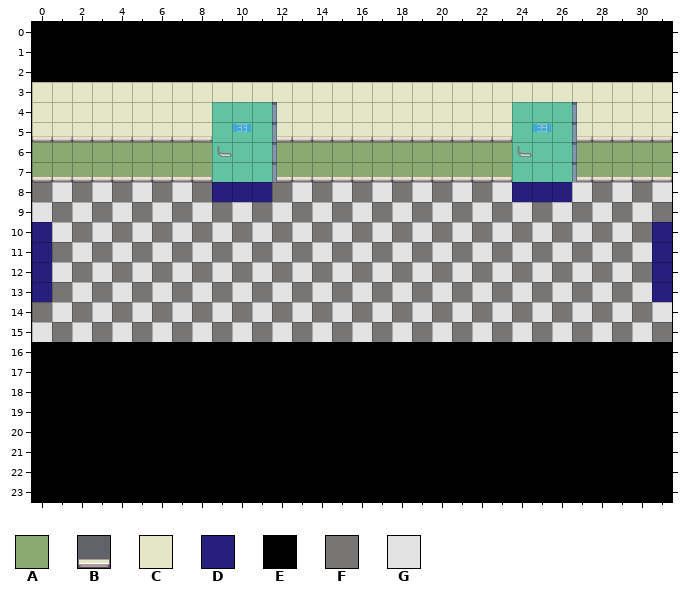
Level history. Tiled map: assets/maps/couloir1.tmx. The picture above is the old version.
Cells are 32x32 px. Shown: x 0..31, y 0..23.
Key: from "Interior": A 33, B 800, C 821; from "couleur": D 3; from "porte": E 0, F 2, G 3.
_ is an empty cell, # one hidden under a higher layer.
Layers that did not change in this view are not listed.
Layer "sol" before, first column x 0:
 0 ________________________________
 1 ________________________________
 2 ________________________________
 3 ________________________________
 4 ________________________________
 5 ________________________________
 6 ________________________________
 7 ________________________________
 8 FGFGFGFGF###FGFGFGFGFGFG###GFGFG
 9 GFGFGFGFGFGFGFGFGFGFGFGFGFGFGFGF
10 #GFGFGFGFGFGFGFGFGFGFGFGFGFGFGF#
11 #FGFGFGFGFGFGFGFGFGFGFGFGFGFGFG#
12 #GFGFGFGFGFGFGFGFGFGFGFGFGFGFGF#
13 #FGFGFGFGFGFGFGFGFGFGFGFGFGFGFG#
14 FGFGFGFGFGFGFGFGFGFGFGFGFGFGFGFG
15 GFGFGFGFGFGFGFGFGFGFGFGFGFGFGFGF
16 ________________________________
17 ________________________________
Layer "noir 99" before, first column x 0:
 0 EEEEEEEEEEEEEEEEEEEEEEEEEEEEEEEE
 1 EEEEEEEEEEEEEEEEEEEEEEEEEEEEEEEE
 2 EEEEEEEEEEEEEEEEEEEEEEEEEEEEEEEE
 3 ################################
 4 ################################
 5 ################################
 6 ################################
 7 ################################
 8 ________________________________
 9 ________________________________
10 ________________________________
11 ________________________________
12 ________________________________
13 ________________________________
14 ________________________________
15 ________________________________
16 EEEEEEEEEEEEEEEEEEEEEEEEEEEEEEEE
17 EEEEEEEEEEEEEEEEEEEEEEEEEEEEEEEE
Layer "couleur mur 99" before, first column x 0:
 0 ________________________________
 1 ________________________________
 2 ________________________________
 3 CCCCCCCCCCCCCCCCCCCCCCCCCCCCCCCC
 4 CCCCCCCCC###CCCCCCCCCCCC###CCCCC
 5 CCCCCCCCC###CCCCCCCCCCCC###CCCCC
 6 AAAAAAAAA###AAAAAAAAAAAA###AAAAA
 7 AAAAAAAAA###AAAAAAAAAAAA###AAAAA
 8 ________________________________
 9 ________________________________
Layer "mur 99" before, first column x 0:
 0 ________________________________
 1 ________________________________
 2 ________________________________
 3 ________________________________
 4 ________________________________
 5 BBBBBBBBB###BBBBBBBBBBBB###BBBBB
 6 ________________________________
 7 BBBBBBBBB###BBBBBBBBBBBB###BBBBB
 8 ________________________________
 9 ________________________________
New version:
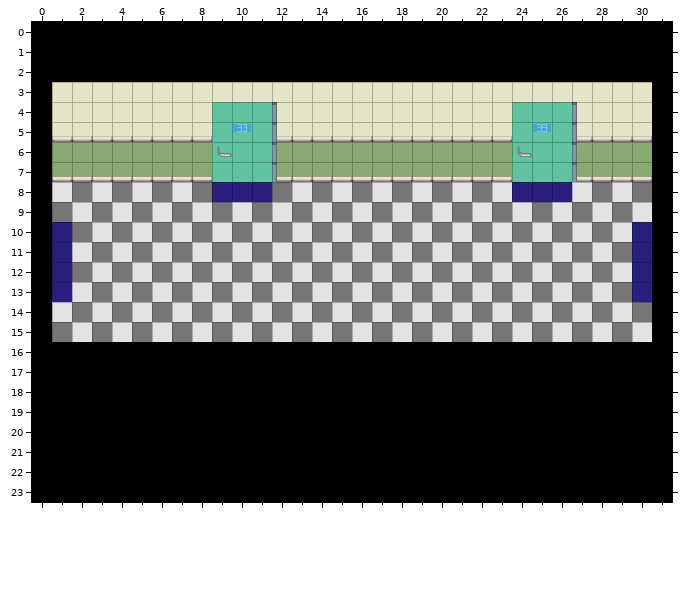
Commit message: nouveaux couloir et correction bug piliers etage1
The exact change:
Changed rows in their new state; . is an unchanged cell.
Layer "sol":
first column x 0:
 8 _.............................._
 9 _.............................._
first column x 0:
14 _.............................._
15 _.............................._
Layer "vers_couloir2":
first column x 0:
10 _D
11 _D
12 _D
13 _D
Layer "vers_sol":
first column x 30:
10 D_
11 D_
12 D_
13 D_
Layer "noir 99":
first column x 0:
 8 E..............................E
 9 E..............................E
10 E..............................E
11 E..............................E
12 E..............................E
13 E..............................E
14 E..............................E
15 E..............................E
Layer "couleur mur 99":
first column x 0:
 3 _.............................._
 4 _.............................._
 5 _.............................._
 6 _.............................._
 7 _.............................._
Layer "mur 99":
first column x 0:
 5 _.............................._
 7 _.............................._
Boxes around the changes in both pictures, in picture pixels (x1, y1, x2, y2):
changed: (32, 82, 72, 342)
changed: (632, 82, 672, 342)
